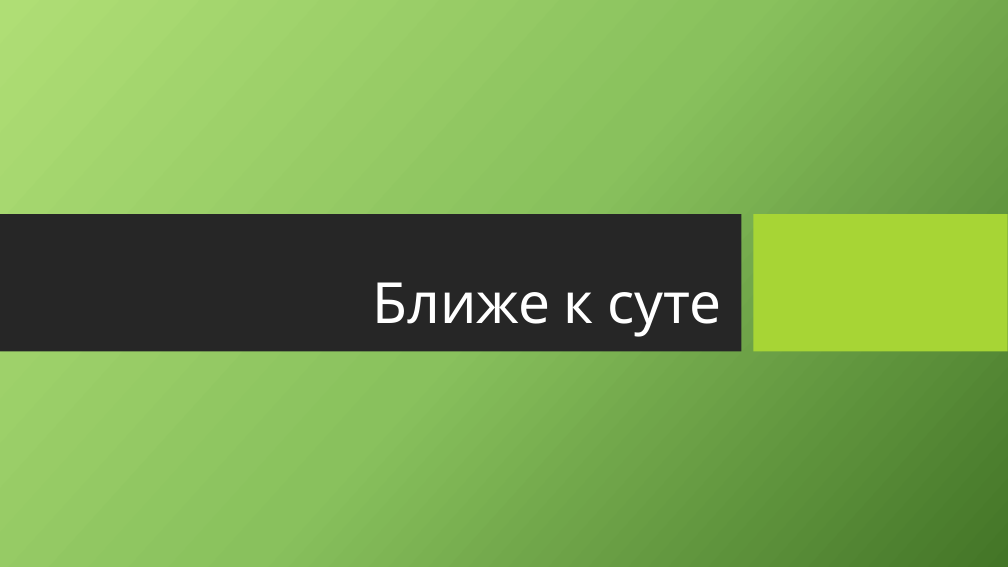
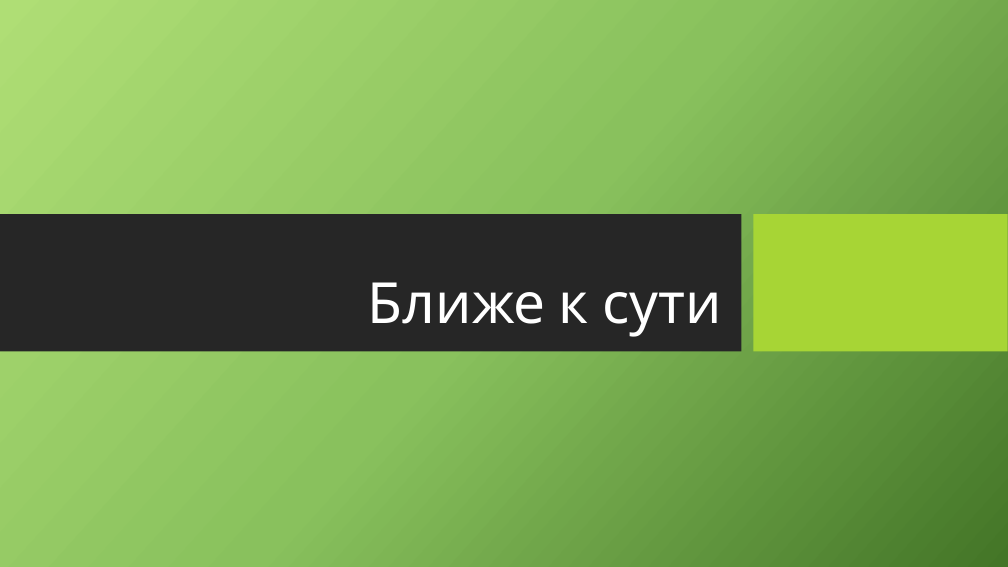
Before and after one commit to CoringPlay/raev-site, a slide deck: slide 1 of Ближе к суте.pptx. Drawn at 1008x567 pixels with LibreOffice and Linux fonts; fonts in the diff are those of the drawing; background and template pictures are left out. Boxes give left, top, right and bottom in pixels: in the first picture for what was removed or moved away, otherwise in the second. Text is boxed around its words. In the diff, an @@ line names an element or a change of style, - is before the commit and + after.

```diff
--- a/Ближе к суте.pptx
+++ b/Ближе к суте.pptx
@@ title at (x1=368, y1=282, x2=722, y2=337): text changed @@
-Ближе к суте
+Ближе к сути
```
Also in this commit, not shown: 10 slides added.
